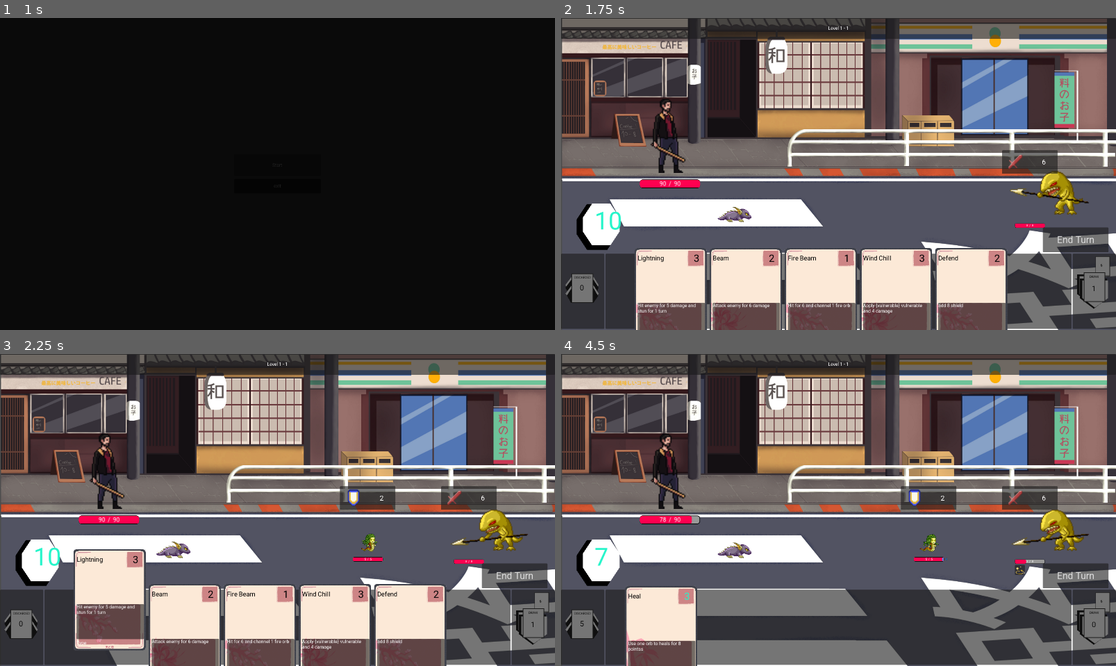
Above: before the commit, frames 1-4 (two rows, left to right).
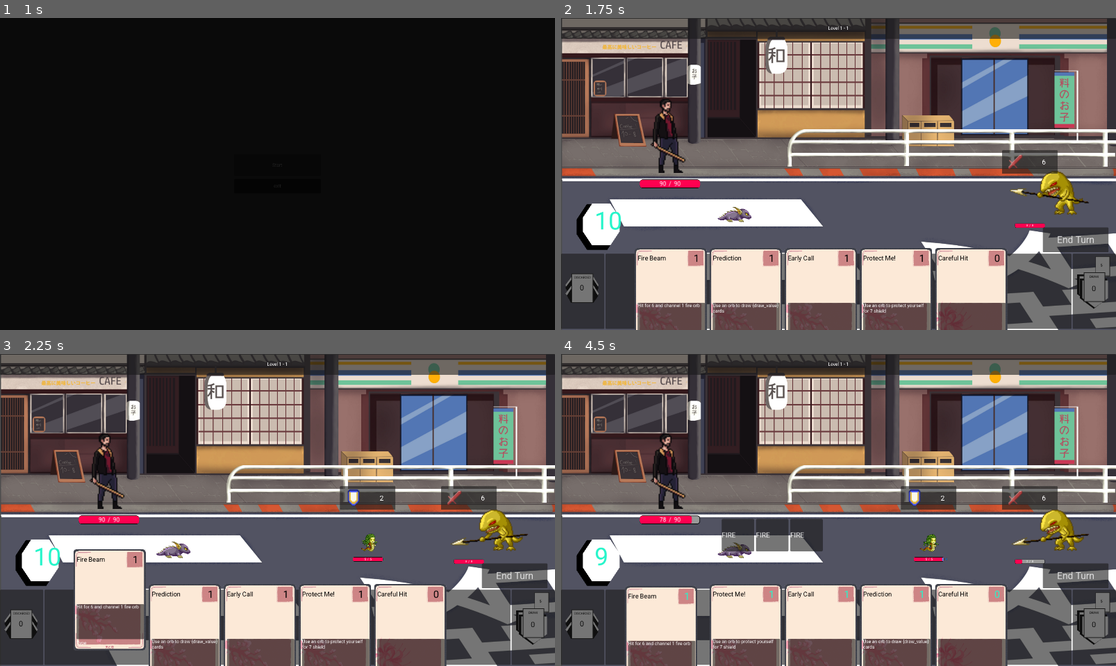
Above: after the commit, the same moments.

Repository: Leosten/card-game
Game: Godot game, scene res://main.tscn
The game is run twice, just before and just after one commit, with the same random seed, the same clock (stepped at 60 frames per second) and the same inputs.
Inputs (mouse positions are in pixels of both pictures, inside the frame that each line leads up to):
- Up to frame 1 (1 s): click "Start" at 0.5 s
- Up to frame 2 (1.75 s): click "End Turn" at 1.25 s
- Up to frame 3 (2.25 s): click (111, 634) at 2.02 s
- Up to frame 4 (4.5 s): click "End Turn" at 2.75 s; click "End Turn" at 3.5 s; move the mouse to (1027, 544) at 4.27 s; click (1027, 544) at 4.42 s

Frame 1 is identical in both runs. In frame 2, 0.8% of the frame differs, in the area x 13-98%, y 75-100%; in frame 3, 0.8%; in frame 4, 15%, in the area x 3-98%, y 52-100%.

Commit message:
companion functional, fixes todo

Diff:
--- a/Manager/action_manager.gd
+++ b/Manager/action_manager.gd
@@ -5,9 +5,6 @@
 signal card_used(card_data : CardData)
 signal draw_cards(nb : int)
 signal action_impossible
-
-func _ready() -> void:
-	pass
 
 func cost_card_mana(battle_state: BattleState, card_cost):
 	battle_state.player_stats.current_mana -= card_cost
@@ -17,9 +14,6 @@
 	if !card.allowed_targets.has(CardUtils.targets.ENEMY):
 		print("ERROR : target not allowed")
 	print("card used on monster %s" % str(monster_data.battle_position))
-	if card.conditions_check(battle_state) == false:
-		action_impossible.emit()
-		return
 	apply_card_action(battle_state, card, monster_data)
 
 func use_card_on_ally(card : CardData, battle_state: BattleState):
@@ -27,14 +21,15 @@
 		if card.allowed_targets.has(CardUtils.targets.SELF) == false:
 			print("ERROR : target not allowed")
 			return
-	if card.conditions_check(battle_state) == false:
-		action_impossible.emit()
-		return
 	apply_card_action(battle_state, card)
 	print("card used on ally")
 	update_battle_state.emit(battle_state)
 
 func apply_card_action(battle_state : BattleState, card : CardData, enemy : MonsterData = null):
+	if card.conditions_check(battle_state) == false:
+		print("Card conditions not met")
+		action_impossible.emit()
+		return
 	for action in card.actions:
 		if action == CardUtils.action_type.HEAL:
 			var heal_value = HealUtils.calculate_final_heal(card.heal, battle_state.player_stats)
@@ -53,12 +48,8 @@
 		if battle_state.companion_stats is ElementalCompanionStats:
 			if action == CardUtils.action_type.CHANNEL_ADD:
 				battle_state.companion_stats.channel_add(card)
-
-			##CHECK WHEN ADDED allows for cards that add then remove
-			#battle_state.companion_stats.check_orb_activation(battle_state)
-
 			if action == CardUtils.action_type.CHANNEL_USE:
-				battle_state.companion_stats.use_orb(card)
+				battle_state.companion_stats.use_orb(battle_state)
 			if action == CardUtils.action_type.CHANNEL_REMOVE:
 				battle_state.companion_stats.channel_remove(card)
 			if action == CardUtils.action_type.CHANNEL_CLEAR:
@@ -72,6 +63,7 @@
 			if action == CardUtils.action_type.STATUS_EFFECTS:
 				StatusUtils.apply_status_effects(enemy, card.status_effects)
 			enemy.stats_changed.emit()
+			# TODO: enemy dies and action continues ...
 			check_for_death(enemy, battle_state)
 	card.special_effect(battle_state)
 	battle_state.player_stats.stats_changed.emit()
@@ -105,6 +97,7 @@
 		monster.health = 0
 		battle_state.level_monsters.erase(monster)
 		print("enemy %s dead" % monster.battle_position)
+	return true
 
 func use_card_on_all_enemies():
 	pass
--- a/Manager/character_manager.gd
+++ b/Manager/character_manager.gd
@@ -34,7 +34,8 @@
 		0:
 			print("Character number 0 starting deck")
 			#return ["beam","beam","beam","beam", "defend","defend","defend", "defend","wind_chill","wind_chill","lightning","lightning"]
-			return ["beam",  "defend", "wind_chill", "lightning", "heal", "fire_beam"]
+			#return ["beam",  "defend", "wind_chill", "lightning", "heal", "fire_beam", "early_call", "prediction", "protect_me", "careful_hit"]
+			return ["fire_beam", "early_call", "prediction", "protect_me", "careful_hit"]
 func _get_starting_stats(char_id):
 	match char_id:
 		0:
--- a/Manager/game_manager.gd
+++ b/Manager/game_manager.gd
@@ -49,7 +49,6 @@
 
 func init_companion(companion_id) -> void:
 	battle_state.companion_stats = ElementalCompanionStats.new()
-	battle_state.companion_stats.init()
 	print("companion stats init")
 
 func get_player_deck() -> Array[CardData]:
--- a/Resources/Cards/deck_0/beam.gd
+++ b/Resources/Cards/deck_0/beam.gd
@@ -1,6 +1,5 @@
 extends CardData
 
-# attack
 func _init():
 	actions = [CardUtils.action_type.DAMAGE]
 	allowed_targets = [CardUtils.targets.ENEMY]
--- a/Resources/Cards/deck_0/careful_hit.gd
+++ b/Resources/Cards/deck_0/careful_hit.gd
@@ -1,6 +1,5 @@
 extends CardData
 
-# attack
 func _init():
 	actions = [CardUtils.action_type.DAMAGE, CardUtils.action_type.CHANNEL_ADD]
 	allowed_targets = [CardUtils.targets.ENEMY]
--- a/Resources/Cards/deck_0/defend.gd
+++ b/Resources/Cards/deck_0/defend.gd
@@ -1,6 +1,5 @@
 extends CardData
 
-# defend
 func _init():
 	actions = [CardUtils.action_type.SHIELD]
 	allowed_targets = [CardUtils.targets.SELF]
--- a/Resources/Cards/deck_0/early_call.gd
+++ b/Resources/Cards/deck_0/early_call.gd
@@ -1,6 +1,8 @@
 extends CardData
 
-# attack
 func _init():
 	actions = [CardUtils.action_type.CHANNEL_USE]
 	allowed_targets = [CardUtils.targets.SELF]
+
+func conditions_check(battle_state : BattleState) -> bool:
+	return CompanionUtils.low_activation_check(battle_state.companion_stats)
--- a/Resources/Cards/deck_0/fire_beam.gd
+++ b/Resources/Cards/deck_0/fire_beam.gd
@@ -1,9 +1,9 @@
 extends CardData
 
-# attack
 func _init():
 	actions = [CardUtils.action_type.DAMAGE, CardUtils.action_type.CHANNEL_ADD]
 	allowed_targets = [CardUtils.targets.ENEMY]
 
 func channel_add() -> Array[CardUtils.magic_type]:
-	return [CardUtils.magic_type.FIRE]
+	#return [CardUtils.magic_type.FIRE]
+	return [CardUtils.magic_type.FIRE,CardUtils.magic_type.FIRE,CardUtils.magic_type.FIRE]
--- a/Resources/Cards/deck_0/heal.gd
+++ b/Resources/Cards/deck_0/heal.gd
@@ -1,6 +1,5 @@
 extends CardData
 
-# Heal
 func _init():
 	actions = [CardUtils.action_type.CHANNEL_REMOVE, CardUtils.action_type.HEAL]
 	allowed_targets = [CardUtils.targets.SELF, CardUtils.targets.ALLY]
@@ -10,5 +9,4 @@
 	return orbs
 
 func conditions_check(battle_state : BattleState) -> bool:
-	print("check heal condition ",  CardUtils.orbs_not_empty(battle_state.companion_stats.channel_orbs))
-	return CardUtils.orbs_not_empty(battle_state.companion_stats.channel_orbs)
+	return CompanionUtils.orbs_not_empty(battle_state.companion_stats.channel_orbs)
--- a/Resources/Cards/deck_0/lightning.gd
+++ b/Resources/Cards/deck_0/lightning.gd
@@ -1,6 +1,5 @@
 extends CardData
 
-# heavy blow
 func _init():
 	actions = [CardUtils.action_type.DAMAGE, CardUtils.action_type.STATUS_EFFECTS]
 	status_effects = [StatusEffect.new(StatusUtils.status_effects.STUN, 0, false, 0, false)]
--- a/Resources/Cards/deck_0/prediction.gd
+++ b/Resources/Cards/deck_0/prediction.gd
@@ -1,6 +1,5 @@
 extends CardData
 
-# Heal
 func _init():
 	actions = [CardUtils.action_type.CHANNEL_REMOVE, CardUtils.action_type.DRAW]
 	allowed_targets = [CardUtils.targets.SELF, CardUtils.targets.ALLY]
@@ -10,5 +9,4 @@
 	return orbs
 
 func conditions_check(battle_state : BattleState) -> bool:
-	print("check heal condition ",  CardUtils.orbs_not_empty(battle_state.companion_stats.channel_orbs))
-	return CardUtils.orbs_not_empty(battle_state.companion_stats.channel_orbs)
+	return CompanionUtils.orbs_not_empty(battle_state.companion_stats.channel_orbs)
--- a/Resources/Cards/deck_0/protect_me.gd
+++ b/Resources/Cards/deck_0/protect_me.gd
@@ -1,6 +1,5 @@
 extends CardData
 
-# Heal
 func _init():
 	actions = [CardUtils.action_type.CHANNEL_REMOVE, CardUtils.action_type.SHIELD]
 	allowed_targets = [CardUtils.targets.SELF, CardUtils.targets.ALLY]
@@ -10,5 +9,4 @@
 	return orbs
 
 func conditions_check(battle_state : BattleState) -> bool:
-	print("check shield condition ",  CardUtils.orbs_not_empty(battle_state.companion_stats.channel_orbs))
-	return CardUtils.orbs_not_empty(battle_state.companion_stats.channel_orbs)
+	return CompanionUtils.orbs_not_empty(battle_state.companion_stats.channel_orbs)
--- a/Resources/Cards/deck_0/wind_chill.gd
+++ b/Resources/Cards/deck_0/wind_chill.gd
@@ -1,6 +1,5 @@
 extends CardData
 
-# weaken
 func _init():
 	actions = [CardUtils.action_type.STATUS_EFFECTS, CardUtils.action_type.DAMAGE]
 	status_effects = [StatusEffect.new(StatusUtils.status_effects.VULNERABLE, 0, false, 2, true)]
--- a/Resources/Characters/elemental_companion_stats.gd
+++ b/Resources/Characters/elemental_companion_stats.gd
@@ -5,7 +5,7 @@
 signal channeled
 signal channel_used
 signal channel_high_trigger
-signal channel_removed
+signal channel_removed(nb)
 signal channel_reset
 signal use_ceiling_not_reached
 
@@ -22,16 +22,13 @@
 @export var ice_count = 0
 @export var wind_count = 0
 
-func init():
-	pass
-
 func channel_add(card : CardData):
 	var orbs = card.channel_add()
 	for orb in orbs:
 		channel_orbs.append(orb)
-		update_count(orb)
+		add_count(orb)
 		channeled.emit()
-		if (channel_orbs.size() == channel_activation_ceiling):
+		if check_activation_ceiling():
 			trigger_high()
 
 func channel_remove(card : CardData):
@@ -42,7 +39,7 @@
 	channel_orbs.clear()
 	channel_reset.emit()
 
-func update_count(orb : CardUtils.magic_type):
+func add_count(orb : CardUtils.magic_type):
 	if orb == CardUtils.magic_type.FIRE:
 		fire_count += 1
 	if orb == CardUtils.magic_type.ICE:
@@ -50,9 +47,42 @@
 	if orb == CardUtils.magic_type.WIND:
 		wind_count += 1
 
+func reset_count():
+	fire_count = 0
+	ice_count = 0
+	wind_count = 0
+	for orb in channel_orbs:
+		if orb == CardUtils.magic_type.FIRE:
+			fire_count += 1
+		if orb == CardUtils.magic_type.ICE:
+			ice_count += 1
+		if orb == CardUtils.magic_type.WIND:
+			wind_count += 1
+
+func check_activation_ceiling():
+	if fire_count >= channel_activation_ceiling:
+		return true
+	if ice_count >= channel_activation_ceiling:
+		return true
+	if wind_count >= channel_activation_ceiling:
+		return true
+	return false
+
+func check_low_activation_ceiling():
+	if fire_count >= channel_low_activation_ceiling:
+		return true
+	if ice_count >= channel_low_activation_ceiling:
+		return true
+	if wind_count >= channel_low_activation_ceiling:
+		return true
+	use_ceiling_not_reached.emit()
+	return false
+
 # level 5 action
 func trigger_high():
-	var battle_state = GameManager.battle_state
+	if GameManager.battle_state.level_monsters.is_empty():
+		return
+	var battle_state = GameManager.get_battle_state()
 	if fire_count >= channel_activation_ceiling:
 		explosion(battle_state)
 	if ice_count >= channel_activation_ceiling:
@@ -67,14 +97,16 @@
 	print("use orb lvl 3 check")
 	if fire_count >= channel_low_activation_ceiling:
 		aoe_explosion(battle_state)
-		battle_state.companion_stats.channel_orbs = CompanionUtils.remove_orb_by_type(battle_state.companion_stats.channel_orbs, CardUtils.magic_type.FIRE, channel_low_activation_ceiling)
+		channel_orbs = CompanionUtils.remove_orb_by_type(channel_orbs, CardUtils.magic_type.FIRE, channel_low_activation_ceiling)
 	if ice_count >= channel_low_activation_ceiling:
 		small_shield(battle_state)
-		battle_state.companion_stats.channel_orbs = CompanionUtils.remove_orb_by_type(battle_state.companion_stats.channel_orbs, CardUtils.magic_type.ICE, channel_low_activation_ceiling)
+		channel_orbs = CompanionUtils.remove_orb_by_type(channel_orbs, CardUtils.magic_type.ICE, channel_low_activation_ceiling)
 	if wind_count >= channel_low_activation_ceiling:
 		aoe_vulnerable(battle_state)
-		battle_state.companion_stats.channel_orbs = CompanionUtils.remove_orb_by_type(battle_state.companion_stats.channel_orbs, CardUtils.magic_type.WIND, channel_low_activation_ceiling)
-	use_ceiling_not_reached.emit()
+		channel_orbs = CompanionUtils.remove_orb_by_type(channel_orbs, CardUtils.magic_type.WIND, channel_low_activation_ceiling)
+	reset_count()
+	channel_used.emit()
+	channel_removed.emit(channel_low_activation_ceiling)
 
 func explosion(battle_state: BattleState):
 	print("explosion triggered !")
--- a/Resources/Characters/target_character.gd
+++ b/Resources/Characters/target_character.gd
@@ -29,15 +29,17 @@
 func attack_animation():
 	animating = true
 	_animated_sprite.stop()
-	_animated_sprite.play("attack")
+	if (_animated_sprite.sprite_frames.has_animation("attack")):
+		_animated_sprite.play("attack")
 	await _animated_sprite.animation_finished
 	animating = false
 
 func on_damage_taken(damage):
 	animating = true
 	_animated_sprite.stop()
-	_animated_sprite.play("damage_taken")
-	await _animated_sprite.animation_finished
+	if (_animated_sprite.sprite_frames.has_animation("damage_taken")):
+		_animated_sprite.play("damage_taken")
+		await _animated_sprite.animation_finished
 	animating = false
 
 func on_buffed():
--- a/Utils/card_utils.gd
+++ b/Utils/card_utils.gd
@@ -59,8 +59,3 @@
 		card_hand_positions.append(card_area)
 	print("card positions init ")
 	return card_hand_positions
-
-static func orbs_not_empty(orbs : Array[CardUtils.magic_type])-> bool:
-	if orbs.size() <= 0:
-		return false
-	return true
--- a/Utils/companion_utils.gd
+++ b/Utils/companion_utils.gd
@@ -3,15 +3,30 @@
 
 enum companion_type { ELEMENTAL }
 
-static func remove_orb_by_type(channel_orbs, type, nb) -> Array[CardUtils.magic_type]:
-	for orb in channel_orbs:
-		if nb == 0:
-			return channel_orbs
-		if orb == type:
-			channel_orbs.erase(orb)
-			nb -= 1
+static func remove_orb_by_type(channel_orbs : Array[CardUtils.magic_type], type : CardUtils.magic_type, nb : int) -> Array[CardUtils.magic_type]:
+	var removed_count: int = 0
+	for index in range(channel_orbs.size() - 1, -1, -1):
+		if channel_orbs[index] == type:
+			channel_orbs.remove_at(index)
+			removed_count += 1
+
+			if removed_count >= nb:
+				break
 	return channel_orbs
 
 static func remove_last_orb_channeled(channel_orbs : Array[CardUtils.magic_type]) -> Array[CardUtils.magic_type]:
 	channel_orbs.pop_back()
 	return channel_orbs
+
+static func orbs_not_empty(orbs : Array[CardUtils.magic_type]) -> bool:
+	if orbs.size() <= 0:
+		return false
+	return true
+
+static func low_activation_check(companion_stats : ElementalCompanionStats) -> bool:
+	var low_ceiling = companion_stats.channel_low_activation_ceiling
+	if orbs_not_empty(companion_stats.channel_orbs) == false:
+		return false
+	if companion_stats.check_low_activation_ceiling():
+		return true
+	return false
--- a/View/Cards/card_hud.gd
+++ b/View/Cards/card_hud.gd
@@ -37,6 +37,7 @@
 func start_battle():
 	player_draw_value = GameManager.battle_state.player_stats.draw_value
 	init_player_deck()
+	update_piles_count()
 
 func _process(_delta: float) -> void:
 	pass
--- /dev/null
+++ b/View/Cards/mana_window.gd
@@ -0,0 +1,10 @@
+extends Node2D
+
+func update_mana(current_mana):
+	var color
+	if (current_mana > 0):
+		color = Color(0.149, 0.959, 0.792, 1.0)
+	else:
+		color = Color(0.0, 0.0, 0.0, 1.0)
+	$ManaLabel.label_settings.font_color = color
+	$ManaLabel.text = str(current_mana)
--- a/View/Cards/mana_window.tscn
+++ b/View/Cards/mana_window.tscn
@@ -1,10 +1,13 @@
 [gd_scene format=3 uid="uid://cny75kkfdyh1g"]
+
+[ext_resource type="Script" uid="uid://csinnjjvitat8" path="res://View/Cards/mana_window.gd" id="1_jj58p"]
 
 [sub_resource type="LabelSettings" id="LabelSettings_ot0k3"]
 font_size = 85
 font_color = Color(0, 0, 0, 1)
 
 [node name="ManaWindow" type="Node2D" unique_id=1224726459]
+script = ExtResource("1_jj58p")
 
 [node name="ManaLabel" type="Label" parent="." unique_id=986682232]
 z_index = 1
--- a/View/Monsters/1/monster_1.tscn
+++ b/View/Monsters/1/monster_1.tscn
@@ -118,4 +118,4 @@
 position = Vector2(62, -64)
 scale = Vector2(3, 3)
 sprite_frames = SubResource("SpriteFrames_qosxv")
-animation = &"idle"
+animation = &"damage_taken"
--- a/View/Monsters/monster.gd
+++ b/View/Monsters/monster.gd
@@ -54,7 +54,8 @@
 func on_monster_dead():
 	animating = true
 	_animated_sprite.stop()
-	_animated_sprite.play("death")
+	if (_animated_sprite.sprite_frames.has_animation("death")):
+		_animated_sprite.play("death")
 	await _animated_sprite.animation_finished
 	dead.emit(monster_data)
 	self.queue_free()
--- a/battle.gd
+++ b/battle.gd
@@ -19,7 +19,7 @@
 var enemy_positions : Array[Area2D] = []
 
 @onready var card_hand_hud = $Hud/BottomHudRoot/CardHandHud
-@onready var mana_window = $ManaWindow
+@onready var mana_window = $%ManaWindow
 @onready var level_display = $Hud/TopHudRoot/BattleStats/HBoxContainer/PanelContainer/MarginContainer/CurrentLevelLabel
 @onready var center_window = $Hud/CenterWindowRoot
 var card_clicked: CardData = null
@@ -42,8 +42,6 @@
 	current_stage = GameManager.current_stage
 	spawn_player_character()
 	spawn_companion_character()
-	current_level = GameManager.current_level
-	current_stage = GameManager.current_stage
 	new_stage()
 	start_battle()
 
@@ -104,12 +102,13 @@
 	stage_monsters = stage_manager.get_stage_monsters(current_level)
 
 func _on_card_clicked(card_data: CardData) -> void:
-	if card_clicked != null and card_data.hand_position == card_clicked.hand_position:
+	if enemy_turn == true:
+		return
+	if card_clicked != null and card_data == card_clicked:
 		action_manager.use_card_on_ally(card_clicked, battle_state)
 		print("click on self card")
 		card_clicked = null
-	if enemy_turn == true:
-		return
+
 	if card_data.cost > CharacterUtils.get_current_mana(battle_state):
 		print("not enough mana")
 		return
@@ -125,9 +124,11 @@
 	card_hand_hud.discard_card(card_clicked)
 
 func on_mana_changed():
-	print("mana changed")
 	update_player_mana()
 	card_hand_hud.update_displayed_hand_cost(battle_state)
+
+func update_player_mana():
+	mana_window.update_mana(battle_state.player_stats.current_mana)
 
 func on_monster_hovered(monster_data : MonsterData):
 	pass
@@ -144,15 +145,6 @@
 		print("WIN all enemies dead")
 		card_hand_hud.discard_all()
 		victory()
-
-func update_player_mana():
-	var color
-	if (battle_state.player_stats.current_mana > 0):
-		color = Color(0.149, 0.959, 0.792, 1.0)
-	else:
-		color = Color(0.0, 0.0, 0.0, 1.0)
-	$ManaWindow/ManaLabel.label_settings.font_color = color
-	$ManaWindow/ManaLabel.text = str(battle_state.player_stats.current_mana)
 
 func launch_enemy_turn():
 	for enemy in battle_state.level_monsters:
--- a/battle.tscn
+++ b/battle.tscn
@@ -14,6 +14,7 @@
 [node name="BattleFieldView" parent="." unique_id=419790207 instance=ExtResource("2_7sfm4")]
 
 [node name="ManaWindow" parent="." unique_id=1224726459 instance=ExtResource("3_i431l")]
+unique_name_in_owner = true
 position = Vector2(197, 711)
 
 [node name="EndTurnButton" type="Button" parent="." unique_id=55106371]
Not shown, added: View/Cards/mana_window.gd.uid
